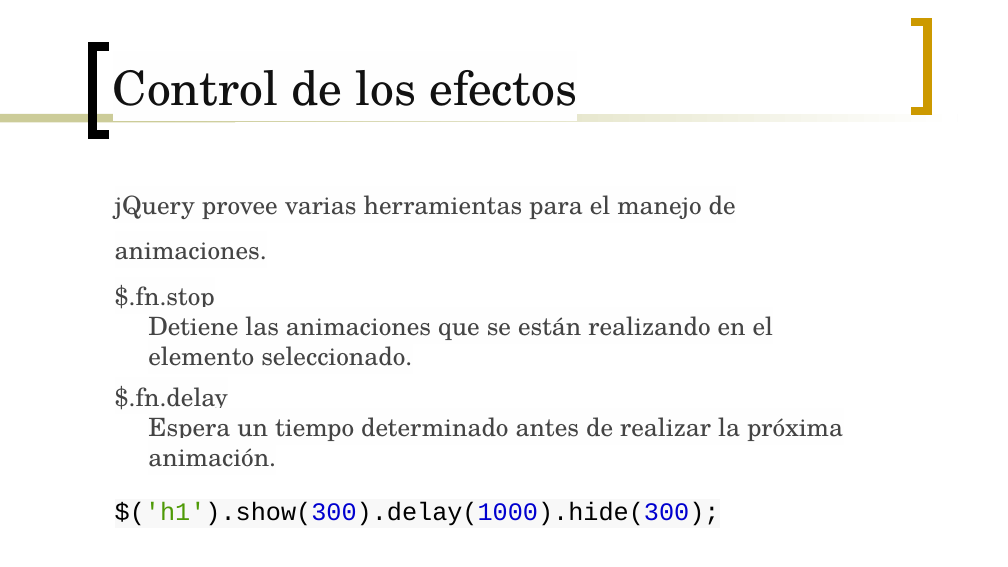
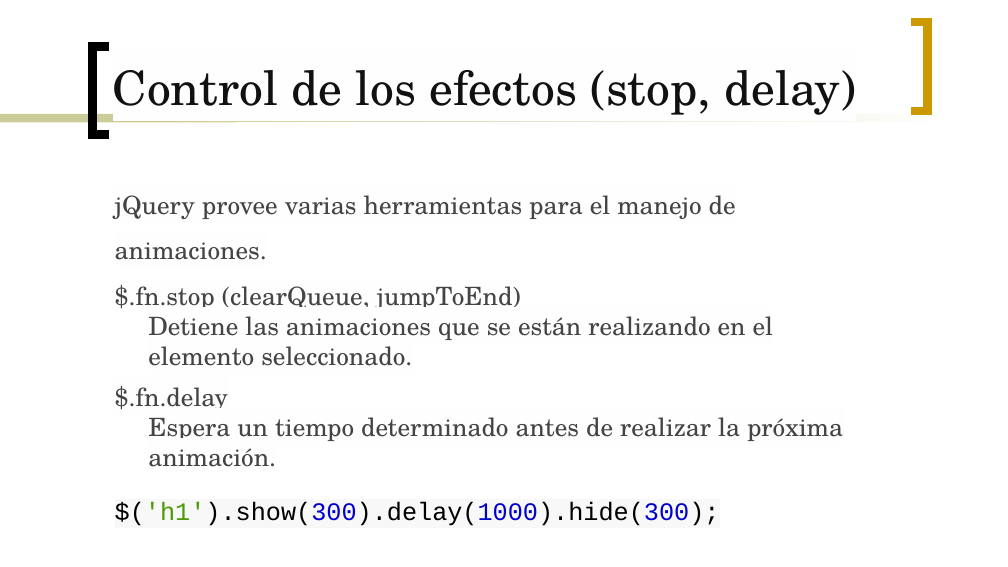
Before and after one commit to Gmuela/Apuntes, a slide deck: slide 14 of Interfaces/Temas/U8.3 - Efectos jQuery.pptx (slide 11 before the commit). Drawn at 1008x567 pixels with LibreOffice and Linux fonts; fonts in the diff are those of the drawing. Boxes give left, top, right and bottom in pixels: in the first picture for what was removed or moved away, otherwise in the second. Text is boxed around its words. In the diff, an @@ line names an element or a change of style, - is before the commit and + after.

```diff
--- a/Interfaces/Temas/U8.3 - Efectos jQuery.pptx
+++ b/Interfaces/Temas/U8.3 - Efectos jQuery.pptx
@@ title at (113, 70, 856, 115): text changed @@
-Control de los efectos
+Control de los efectos (stop, delay)
@@ text at (115, 285, 521, 309): text changed @@
-$.fn.stop
+$.fn.stop (clearQueue, jumpToEnd)
```
Also in this commit, not shown: 5 slides added, 1 other file.
